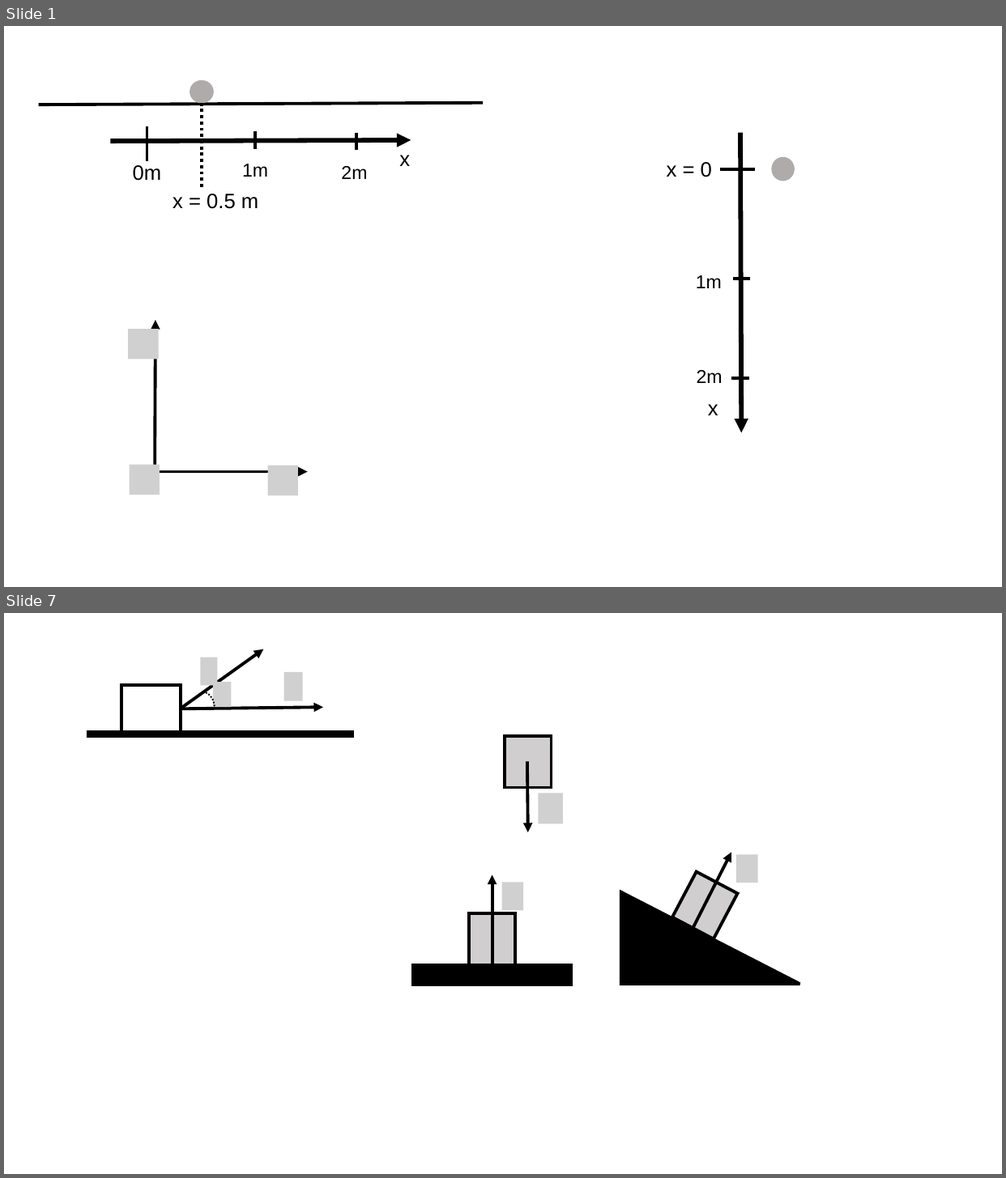
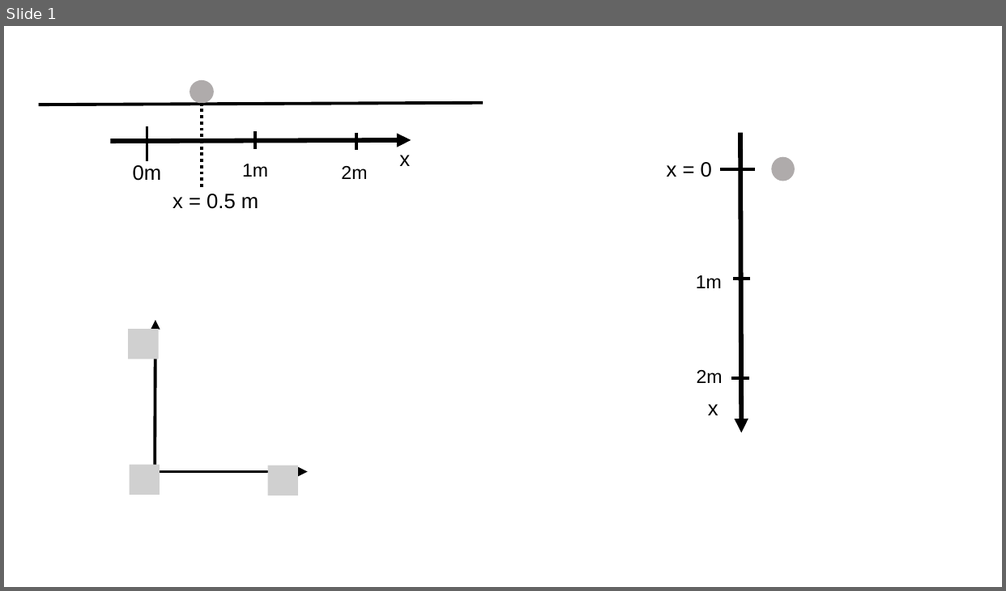
Before and after one commit to OSTP/PhysicsArtofModelling, a slide deck: tex/figures/DescribingMotionIn1D/Figures.pptx. Shown one above the other, each under a label of ours: slides 1 and 7 before the commit, slide 1 after it; the slides between them are not shown. The pictures are 1006x1178 and 1006x591 pixels, drawn with LibreOffice and Linux fonts; fonts in the diff are those of the drawing; grey boxes stand for pictures. Boxes give left, top, right and bottom in pixels: in the first picture for what was removed or moved away, otherwise in the second. Text is boxed around its words. In the diff, an @@ line names an element or a change of style, - is before the commit and + after.

```diff
--- a/tex/figures/DescribingMotionIn1D/Figures.pptx
+++ b/tex/figures/DescribingMotionIn1D/Figures.pptx
@@ slide 7 removed at box(4, 613, 1002, 1174), background #FFFFFF @@
@@ group removed at box(88, 649, 353, 736): 3 pictures, 2 rectangles, 2 arrows, 1 arc (boxed as its full ellipse) @@
@@ rectangle removed at box(505, 736, 552, 787) @@
@@ arrow removed from (527, 761) to (528, 833) @@
@@ picture removed at box(539, 794, 563, 824) @@
@@ group removed at box(413, 853, 800, 985): 3 rectangles, 2 arrows, 2 pictures, 1 right triangle @@
```
Also in this commit, not shown: 1 slide added, 10 other slides removed, 1 other file.
